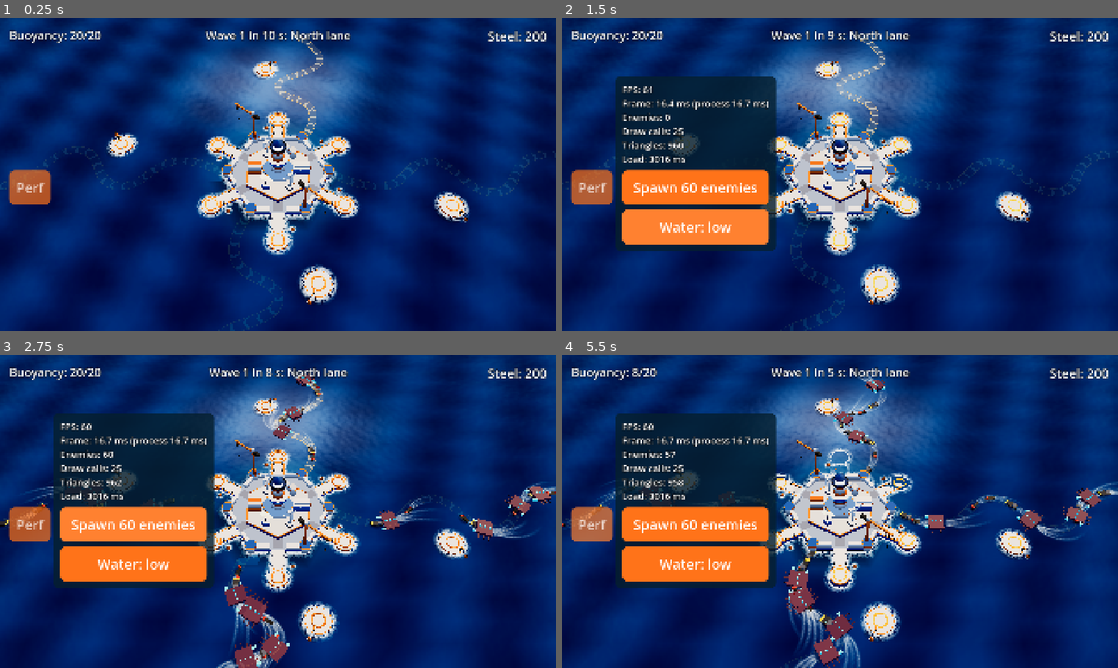
Above: before the commit, frames 1-4 (two rows, left to right).
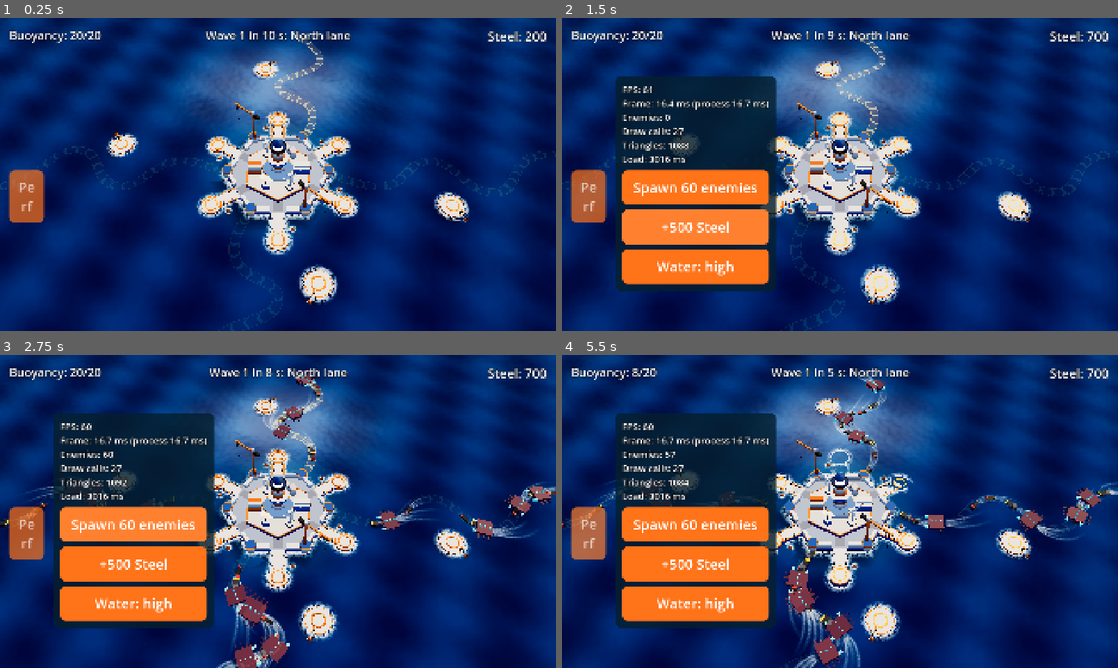
Above: after the commit, the same moments.

Repository: tinydustrystudio-hub/Hai-trinh
Game: Godot game, scene res://main/boot.tscn
Two runs of this game, one before a commit and one after it. Both use one fixed random seed, a clock stepped at 60 frames per second and the inputs below.
Inputs (mouse positions are in pixels of both pictures, inside the frame that each line leads up to):
- Up to frame 1 (0.25 s): no input
- Up to frame 2 (1.5 s): click "Perf" at 0.5 s; click (695, 227) at 1.25 s, where only the run after the commit has a clickable "+500 Steel"
- Up to frame 3 (2.75 s): click "Spawn 60 enemies" at 2 s
- Up to frame 4 (5.5 s): click "Water: low" (after the commit: "Water: high") at 2.75 s; click "Water: high" (after the commit: "Water: low") at 3.5 s; click "Perf" at 4.25 s; click "Perf" at 5 s

The runs differ from the first frame. In frame 1, 0.6% of the frame differs, in the area x 1-10%, y 48-66%; in frame 2, 5.1%, in the area x 1-96%, y 4-88%; in frame 3, 4.8%; in frame 4, 5.1%.

Commit message:
Bước 9: nút khóa màu xám đọc được, chữ dài xuống dòng trong nút; nút +500 Thép trong bảng đo
Co-Authored-By: Claude Opus 5.5 <noreply@anthropic.com>
Claude-Session: https://claude.ai/code/session_017DSNC8MWevobFBo6fQDEF6

Diff:
--- a/assets/translations/strings.csv
+++ b/assets/translations/strings.csv
@@ -55,3 +55,4 @@
 TOWER_LEVEL,Cấp %d,Level %d
 BRANCH_TITLE,Chọn nhánh cấp 5,Choose a level 5 branch
 BUTTON_BACK,Quay lại,Back
+DEBUG_ADD_STEEL,+500 Thép,+500 Steel
--- a/tests/test_upgrade.gd
+++ b/tests/test_upgrade.gd
@@ -150,3 +150,20 @@
 func test_cards_big_and_side_by_side() -> void:
 	assert_gte(BranchCards.CARD_SIZE.y, 120.0)
 	assert_lte(BranchCards.CARD_SIZE.x * 2.0 + BranchCards.GAP, 1920.0)
+
+
+func test_upgrade_ring_buttons_do_not_overlap() -> void:
+	var tower: Tower = _battle.build_tower(_battle.island.pads[0], MG)
+	for i: int in 3:
+		_battle.upgrade_tower(tower)
+	_battle.choose_branch(tower, MG.branches[0])
+	var ring: UpgradeRing = _battle.hud.upgrade_ring
+	ring.open(Vector2(900, 500), tower, 0, _battle.economy.refund_for(tower.invested))
+	await wait_process_frames(2)
+	assert_eq(ring.upgrade_button().text, tr(&"UPGRADE_MAX"))
+	assert_true(ring.upgrade_button().disabled)
+	var a: Rect2 = ring.upgrade_button().get_global_rect()
+	var b: Rect2 = ring.sell_button().get_global_rect()
+	assert_false(a.grow(4.0).intersects(b.grow(4.0)), "hai nút cách nhau ít nhất 8 px: %s và %s" % [a, b])
+	assert_gte(a.size.x, 120.0)
+	assert_gte(b.size.y, 120.0)
--- a/ui/branch_cards.gd
+++ b/ui/branch_cards.gd
@@ -57,7 +57,6 @@
 			tr(option.skill_name_key), tr(option.skill_description_key), option.steel_cost]
 		var affordable: bool = option.steel_cost <= steel
 		card.disabled = not affordable
-		card.modulate = Color.WHITE if affordable else BuildRing.GREY
 		card.pressed.connect(_on_card_pressed.bind(option))
 		add_child(card)
 		_cards.append(card)
--- a/ui/build_ring.gd
+++ b/ui/build_ring.gd
@@ -10,7 +10,6 @@
 const RADIUS: float = 165.0
 ## Các nút xếp trên cung phía trên bệ, từ trái sang phải.
 const ARC_DEGREES: float = 70.0
-const GREY: Color = Color(0.45, 0.47, 0.5)
 
 var options: Array[TowerData] = []
 var anchor: Vector2 = Vector2.ZERO
@@ -83,7 +82,6 @@
 func _style(button: Button, data: TowerData) -> void:
 	var affordable: bool = data.level(1).steel_cost <= _steel
 	button.disabled = not affordable
-	button.modulate = Color.WHITE if affordable else GREY
 
 
 func _on_pressed(data: TowerData) -> void:
--- a/ui/debug_overlay.gd
+++ b/ui/debug_overlay.gd
@@ -1,12 +1,14 @@
 class_name DebugOverlay
 extends CanvasLayer
 ## Bảng debug (kế hoạch mục 7): khung/giây, mili giây mỗi khung, số địch, lệnh vẽ, tam giác,
-## chất lượng nước, thời gian vào trận; nút sinh 60 địch và nút đổi chất lượng nước.
+## chất lượng nước, thời gian vào trận; nút sinh 60 địch, nút đổi chất lượng nước và nút thêm Thép
+## (để thử nâng cấp và nhánh cấp 5 cho nhanh).
 ## Chỉ có trong bản debug, hoặc bản web mở với ?debug (hay ?stress cho cảnh thử 60 địch).
 
 const REFRESH_SECONDS: float = 0.25
 const LOG_SECONDS: float = 2.0
 const BURST_SIZE: int = 60
+const STEEL_GIFT: int = 500
 
 ## Ghi số đo ra console mỗi LOG_SECONDS (cảnh thử dùng để đọc số từ trình duyệt hoặc logcat).
 var log_to_console: bool = false
@@ -49,6 +51,10 @@
 	burst.name = "Burst"
 	burst.pressed.connect(_on_burst_pressed)
 	column.add_child(burst)
+	var gift: Button = UiStyle.primary_button(&"DEBUG_ADD_STEEL", Vector2(420, 120))
+	gift.name = "Steel"
+	gift.pressed.connect(_on_steel_pressed)
+	column.add_child(gift)
 	_water = UiStyle.primary_button(&"", Vector2(420, 120))
 	_water.name = "Water"
 	_water.pressed.connect(_on_water_pressed)
@@ -111,6 +117,12 @@
 		battle.spawn_burst(BURST_SIZE)
 
 
+func _on_steel_pressed() -> void:
+	var battle: BattleController = owner as BattleController
+	if battle != null:
+		battle.economy.earn(STEEL_GIFT)
+
+
 func _on_water_pressed() -> void:
 	Settings.water_quality = Ocean.Quality.LOW if Settings.water_quality == Ocean.Quality.HIGH else Ocean.Quality.HIGH
 	_refresh()
--- a/ui/ui_style.gd
+++ b/ui/ui_style.gd
@@ -6,6 +6,8 @@
 const PRIMARY: Color = Color(1.0, 0.45, 0.1)
 const PRIMARY_PRESSED: Color = Color(0.85, 0.35, 0.05)
 const PANEL: Color = Color(0.02, 0.12, 0.18, 0.82)
+## Nút bị khóa: xám (GDD mục 7.1).
+const DISABLED: Color = Color(0.42, 0.44, 0.47)
 const TEXT: Color = Color(1, 1, 1)
 const TEXT_SIZE: int = 40
 const TITLE_SIZE: int = 96
@@ -27,13 +29,17 @@
 	var button: Button = Button.new()
 	button.text = text_key
 	button.custom_minimum_size = Vector2(maxf(min_size.x, MIN_BUTTON.x), maxf(min_size.y, MIN_BUTTON.y))
+	# Chữ dài thì xuống dòng trong nút, không làm nút nở ra đè lên nút bên cạnh.
+	button.autowrap_mode = TextServer.AUTOWRAP_WORD_SMART
 	button.add_theme_font_size_override(&"font_size", BUTTON_TEXT_SIZE)
 	button.add_theme_color_override(&"font_color", TEXT)
 	button.add_theme_color_override(&"font_pressed_color", TEXT)
 	button.add_theme_color_override(&"font_hover_color", TEXT)
+	button.add_theme_color_override(&"font_disabled_color", Color(1, 1, 1, 0.85))
 	button.add_theme_stylebox_override(&"normal", _box(PRIMARY))
 	button.add_theme_stylebox_override(&"hover", _box(PRIMARY.lightened(0.1)))
 	button.add_theme_stylebox_override(&"pressed", _box(PRIMARY_PRESSED))
+	button.add_theme_stylebox_override(&"disabled", _box(DISABLED))
 	button.add_theme_stylebox_override(&"focus", StyleBoxEmpty.new())
 	return button
 
--- a/ui/upgrade_ring.gd
+++ b/ui/upgrade_ring.gd
@@ -97,7 +97,6 @@
 
 func _set_enabled(button: Button, enabled: bool) -> void:
 	button.disabled = not enabled
-	button.modulate = Color.WHITE if enabled else BuildRing.GREY
 
 
 func _on_upgrade_pressed() -> void:
Binary file changed: assets/translations/strings.en.translation
Binary file changed: assets/translations/strings.vi.translation
